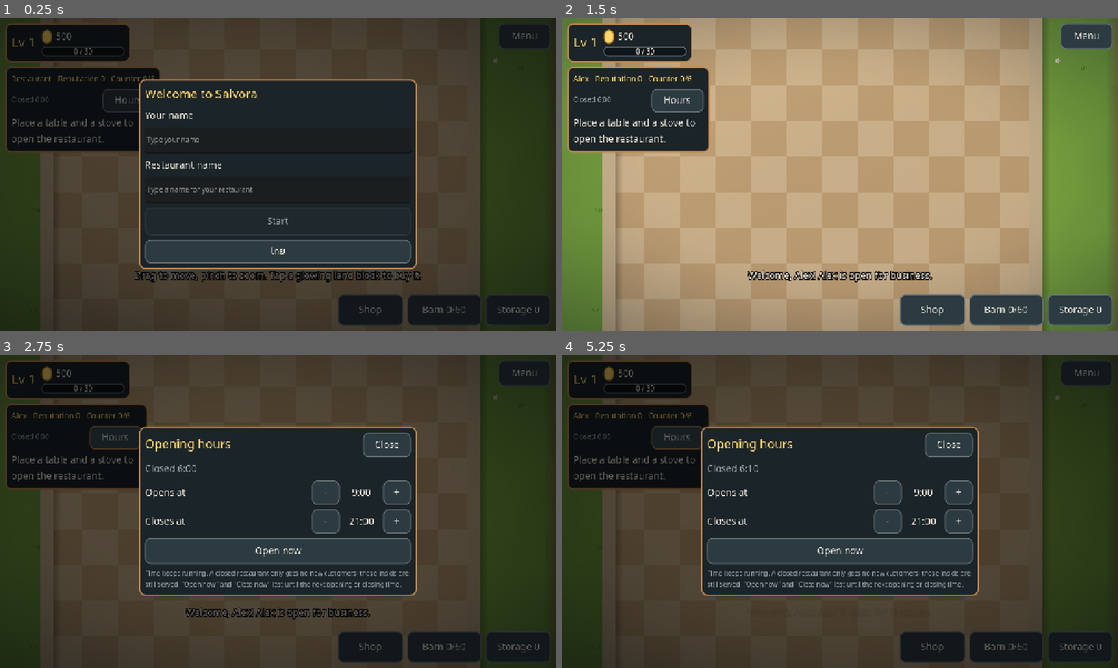
Above: before the commit, frames 1-4 (two rows, left to right).
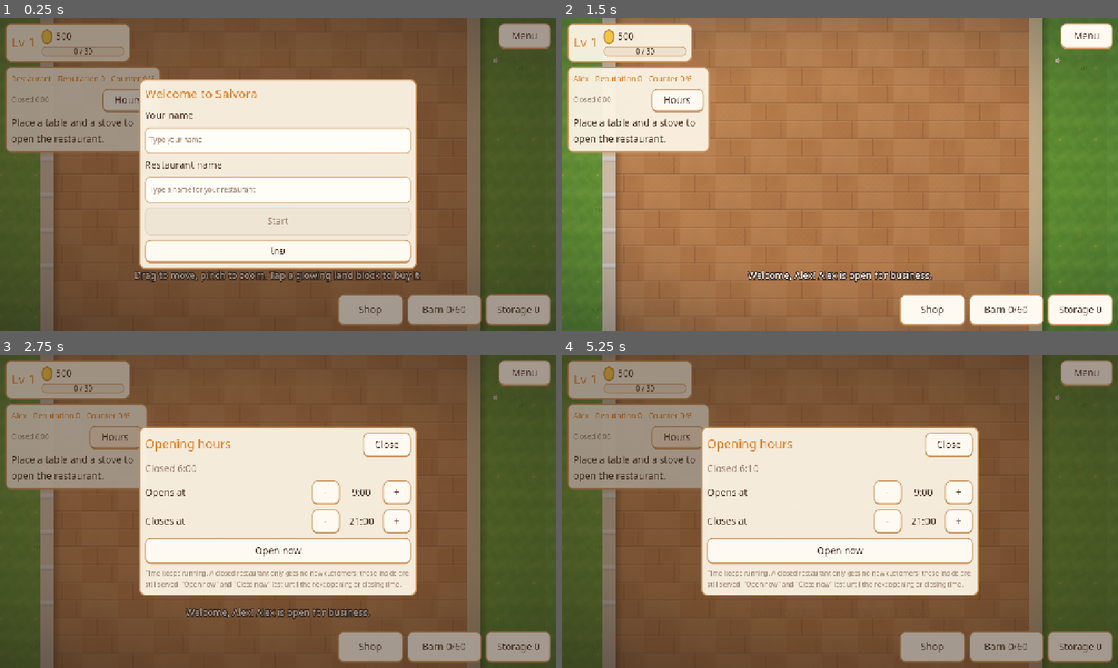
Above: after the commit, the same moments.

Repository: sakagitnat/My-game
Game: Godot game, scene res://scenes/world.tscn
The game is run twice, just before and just after one commit, with the same random seed, the same clock (stepped at 60 frames per second) and the same inputs.
Inputs (mouse positions are in pixels of both pictures, inside the frame that each line leads up to):
- Up to frame 1 (0.25 s): no input
- Up to frame 2 (1.5 s): click (840, 140) at 0.52 s; type "Alex" at 0.6 s; click (840, 190) at 0.75 s; type "Alex" at 0.83 s; click "Start" at 1.25 s
- Up to frame 3 (2.75 s): click "Hours" at 2 s
- Up to frame 4 (5.25 s): click "Shop" at 2.75 s; click "Barn 0/60" at 3.5 s; click "Storage 0" at 4.25 s; click "Hours" at 5 s

The runs differ from the first frame. In frame 1, 99% of the frame differs, in the area x 0-100%, y 0-100%; in frame 2, 81%; in frame 3, 99%; in frame 4, 99%.

Commit message:
Smooth rendered seaside art set and a cream café UI
Every picture the game loads (sheets 1 and 2) is now smooth art at 128 px per
cell instead of placeholders: furniture, walls, door, window, trees, bush, rock,
fence, coop, tilled soil and all crop stages are 3D models rendered in Blender
(tools/render3d/seaside3d.py); ground tiles are painted seamless
(tools/render3d/ground_tiles.py). The game draws art with smooth filtering, the
wall post and the asset checker follow the new size, the beach sand is shaded in
wide soft patches, and the UI theme is cream panels in a wood frame.

Co-Authored-By: Claude Opus 5.5 <noreply@anthropic.com>
Claude-Session: https://claude.ai/code/session_015uuaWLYPB2ByhUr4kysywu

Diff:
--- a/scripts/core/iso.gd
+++ b/scripts/core/iso.gd
@@ -6,6 +6,7 @@
 # cells and land is bought in PARCEL x PARCEL blocks (see WorldGrid). One cell is 64 px (art is drawn at 128 px per cell).
 const TILE_W := 64.0
 const TILE_H := 64.0
+const ART_CELL := 128.0   # pixels per cell in the art files (docs/ART_TOPDOWN.md); the game shows a cell at TILE_W
 
 static func cell_to_world(c: Vector2i) -> Vector2:
 	return cell_to_world_f(Vector2(c))
--- a/scripts/ui/hud.gd
+++ b/scripts/ui/hud.gd
@@ -90,7 +90,7 @@
 	col.add_child(coin_row)
 	var coin := Panel.new()
 	coin.custom_minimum_size = Vector2(24, 24)
-	coin.add_theme_stylebox_override("panel", UiTheme.box(UiTheme.GOLD, Color("a8761f"), 12, 0, 3))
+	coin.add_theme_stylebox_override("panel", UiTheme.box(Color("f3c445"), Color("b8862e"), 12, 0, 3))   # a gold coin
 	coin_row.add_child(coin)
 	coins_label = Label.new()
 	coin_row.add_child(coins_label)
@@ -153,7 +153,8 @@
 	message_label.horizontal_alignment = HORIZONTAL_ALIGNMENT_CENTER
 	message_label.vertical_alignment = VERTICAL_ALIGNMENT_CENTER
 	message_label.autowrap_mode = TextServer.AUTOWRAP_WORD_SMART
-	message_label.add_theme_color_override("font_outline_color", Color.BLACK)
+	message_label.add_theme_color_override("font_color", Color.WHITE)   # over the world, not on a panel
+	message_label.add_theme_color_override("font_outline_color", Color("3a2a21"))
 	message_label.add_theme_constant_override("outline_size", 8)
 	message_label.mouse_filter = Control.MOUSE_FILTER_IGNORE
 	root.add_child(message_label)
@@ -204,7 +205,7 @@
 	modal.set_anchors_preset(Control.PRESET_FULL_RECT)
 	root.add_child(modal)
 	var dim := ColorRect.new()
-	dim.color = Color(0, 0, 0, 0.6)
+	dim.color = Color(0.2, 0.13, 0.08, 0.45)
 	dim.set_anchors_preset(Control.PRESET_FULL_RECT)
 	dim.gui_input.connect(_on_dim_input)
 	modal.add_child(dim)
@@ -863,13 +864,13 @@
 var f=document.getElementById('salvora_names');
 if(!f){f=document.createElement('div');f.id='salvora_names';f.className='salvora-in';
 f.style.cssText='position:fixed;left:0;top:0;right:0;bottom:0;z-index:10;overflow:auto;display:flex;justify-content:center;align-items:flex-start;padding:5vh 12px;box-sizing:border-box;font-family:sans-serif;';
-f.innerHTML='<div style="width:min(520px,100%%);box-sizing:border-box;background:#1b2428;border:3px solid #c58a50;border-radius:14px;padding:18px;color:#f4ece0;display:flex;flex-direction:column;gap:8px;">'
+f.innerHTML='<div style="width:min(520px,100%%);box-sizing:border-box;background:#fbf3e4;border:3px solid #c9935b;border-radius:14px;padding:18px;color:#4a3226;display:flex;flex-direction:column;gap:8px;">'
 +'<div id="sn_title" style="font-size:26px;"></div><div id="sn_l0" style="font-size:18px;"></div>'
-+'<input id="sn_i0" type="text" autocomplete="off" autocapitalize="off" spellcheck="false" style="font-size:20px;height:54px;box-sizing:border-box;padding:0 12px;border:1px solid #4a5560;border-radius:8px;background:#11171b;color:#f4ece0;outline:0;">'
++'<input id="sn_i0" type="text" autocomplete="off" autocapitalize="off" spellcheck="false" style="font-size:20px;height:54px;box-sizing:border-box;padding:0 12px;border:1px solid #d9b98f;border-radius:8px;background:#fffdf8;color:#4a3226;outline:0;">'
 +'<div id="sn_l1" style="font-size:18px;"></div>'
-+'<input id="sn_i1" type="text" autocomplete="off" autocapitalize="off" spellcheck="false" style="font-size:20px;height:54px;box-sizing:border-box;padding:0 12px;border:1px solid #4a5560;border-radius:8px;background:#11171b;color:#f4ece0;outline:0;">'
-+'<button id="sn_go" style="font-size:20px;height:58px;margin-top:6px;border:1px solid #6f7d8a;border-radius:10px;background:#2c3b41;color:#f4ece0;"></button>'
-+'<button id="sn_lang" style="font-size:18px;height:50px;border:1px solid #6f7d8a;border-radius:10px;background:#2c3b41;color:#f4ece0;"></button></div>';
++'<input id="sn_i1" type="text" autocomplete="off" autocapitalize="off" spellcheck="false" style="font-size:20px;height:54px;box-sizing:border-box;padding:0 12px;border:1px solid #d9b98f;border-radius:8px;background:#fffdf8;color:#4a3226;outline:0;">'
++'<button id="sn_go" style="font-size:20px;height:58px;margin-top:6px;border:1px solid #c9935b;border-radius:10px;background:#fffaf1;color:#4a3226;"></button>'
++'<button id="sn_lang" style="font-size:18px;height:50px;border:1px solid #c9935b;border-radius:10px;background:#fffaf1;color:#4a3226;"></button></div>';
 document.body.appendChild(f);
 var i0=document.getElementById('sn_i0'),i1=document.getElementById('sn_i1'),go=document.getElementById('sn_go');
 window.__sn={done:0,lang:0};
--- a/scripts/ui/ui_theme.gd
+++ b/scripts/ui/ui_theme.gd
@@ -1,16 +1,18 @@
 class_name UiTheme
 extends RefCounted
 
-const BG := Color("1b2428")
-const BORDER := Color("c58a50")
-const BTN := Color("2c3b41")
-const BTN_HOVER := Color("384b52")
-const BTN_PRESSED := Color("c58a50")
-const TEXT := Color("f4ece0")
-const MUTED := Color("9aa6a8")
-const GOLD := Color("ffd66b")
-const GOOD := Color("8fe06a")
-const BAD := Color("e0644f")
+# Seaside café: cream paper panels in a warm wood frame, dark brown ink, tomato red for what is pressed.
+const BG := Color("fbf3e4f2")
+const BORDER := Color("c9935b")
+const BTN := Color("fffaf1")
+const BTN_HOVER := Color("fdebd3")
+const BTN_PRESSED := Color("d9573f")
+const TEXT := Color("4a3226")
+const MUTED := Color("9a8270")
+const GOLD := Color("d9822b")     # titles and coin/XP gains: reads on the cream panels and, outlined, over the world
+const GOOD := Color("4f8f3a")
+const BAD := Color("c8432f")
+const INPUT := Color("fffdf8")
 
 static func box(bg: Color, border: Color, radius: int = 12, margin: int = 12, border_w: int = 2) -> StyleBoxFlat:
 	var b := StyleBoxFlat.new()
@@ -21,24 +23,36 @@
 	b.set_content_margin_all(margin)
 	return b
 
+# A button that stands up off the panel: a darker bottom edge under the face.
+static func _raised(bg: Color, border: Color) -> StyleBoxFlat:
+	var b := box(bg, border, 12, 10)
+	b.border_width_bottom = 4
+	return b
+
 static func build() -> Theme:
 	var t := Theme.new()
-	t.set_stylebox("normal", "Button", box(BTN, BTN.lightened(0.3), 12, 10))
-	t.set_stylebox("hover", "Button", box(BTN_HOVER, BORDER, 12, 10))
-	t.set_stylebox("pressed", "Button", box(BTN_PRESSED, BORDER.lightened(0.3), 12, 10))
-	t.set_stylebox("disabled", "Button", box(BTN.darkened(0.3), BTN, 12, 10))
+	t.set_stylebox("normal", "Button", _raised(BTN, BORDER))
+	t.set_stylebox("hover", "Button", _raised(BTN_HOVER, BORDER))
+	t.set_stylebox("pressed", "Button", box(BTN_PRESSED, BTN_PRESSED.darkened(0.25), 12, 10))
+	t.set_stylebox("disabled", "Button", box(Color("efe5d4"), Color("ded0ba"), 12, 10))
 	t.set_stylebox("focus", "Button", StyleBoxEmpty.new())
 	for c in ["font_color", "font_hover_color", "font_pressed_color", "font_focus_color"]:
 		t.set_color(c, "Button", TEXT)
-	t.set_color("font_pressed_color", "Button", Color("1b1208"))
+	t.set_color("font_pressed_color", "Button", Color.WHITE)
 	t.set_color("font_disabled_color", "Button", MUTED)
 	t.set_color("font_color", "Label", TEXT)
 	t.set_font_size("font_size", "Button", 22)
 	t.set_font_size("font_size", "Label", 22)
 	t.set_stylebox("panel", "PanelContainer", box(BG, BORDER, 14, 14, 3))
-	t.set_stylebox("background", "ProgressBar", box(Color("0e1417"), BTN.lightened(0.3), 8, 0, 2))
+	t.set_stylebox("background", "ProgressBar", box(Color("efe2cc"), BORDER.lightened(0.2), 8, 0, 2))
 	t.set_stylebox("fill", "ProgressBar", box(GOOD.darkened(0.15), GOOD, 8, 0, 0))
 	t.set_color("font_color", "ProgressBar", TEXT)
-	t.set_color("font_outline_color", "ProgressBar", Color.BLACK)
+	t.set_color("font_outline_color", "ProgressBar", Color("4a3226"))
 	t.set_constant("outline_size", "ProgressBar", 5)
+	t.set_color("font_color", "ProgressBar", Color.WHITE)
+	t.set_stylebox("normal", "LineEdit", box(INPUT, BORDER.lightened(0.2), 10, 10))
+	t.set_stylebox("focus", "LineEdit", box(INPUT, BTN_PRESSED, 10, 10))
+	t.set_color("font_color", "LineEdit", TEXT)
+	t.set_color("font_placeholder_color", "LineEdit", MUTED)
+	t.set_color("caret_color", "LineEdit", TEXT)
 	return t
--- a/scripts/visuals/scene_decor.gd
+++ b/scripts/visuals/scene_decor.gd
@@ -4,9 +4,9 @@
 # Drawn from a scene's SceneLayout and the player's land (GameState): the ground kinds the owner painted
 # (road, pavement, floor, sand, dirt), floor built over bought land, the walls on cell edges, and the build grid
 # shown while placing or moving. Reads only. Colours and shapes are code-drawn stand-ins until art arrives.
-const WALL_H := 192.0      # a wall is three blocks (cells) tall (pixel art 32x96 for one cell wide, shown at 2x); a door is two, a counter one
+const WALL_H := 192.0      # a wall is three blocks (cells) tall (art 128x384 for one cell wide, shown at half size); a door is two, a counter one
 const LOW_H := 32.0
-const SIDE_W := 24.0       # thickness of a wall seen from the side (pixel art 12x96, shown at 2x)
+const SIDE_W := 24.0       # thickness of a wall seen from the side (art 48x384, shown at half size)
 const WALL_SHADOW := Color(0.12, 0.08, 0.05, 0.3)   # the dark the wall throws on the floor along its foot
 const SHADOW_W := 14.0
 const WALL_TOP := Color("f3e4d6")   # cap of a side wall post
@@ -56,7 +56,7 @@
 var edge_void: SceneVoid
 
 func setup(view_state: ViewState) -> void:
-	texture_filter = CanvasItem.TEXTURE_FILTER_NEAREST   # pixel art: hard pixels, no smoothing
+	texture_filter = CanvasItem.TEXTURE_FILTER_LINEAR_WITH_MIPMAPS   # painted art: smooth
 	view = view_state
 	z_index = -1
 	edge_void = SceneVoid.new()
@@ -314,7 +314,7 @@
 	var b := _pt(x - 0.5, end_y + 0.5)
 	var h := LOW_H if kind == "low" else WALL_H
 	var tex := Assets.get_tex(WALL_SIDE_ART)
-	var side_w := tex.get_width() * 2.0 if tex != null else SIDE_W   # the post is as thick as its art (pixel art shown at 2x)
+	var side_w := tex.get_width() * Iso.TILE_W / Iso.ART_CELL if tex != null else SIDE_W   # the post is as thick as its art
 	var rect := Rect2(Vector2(a.x - side_w * 0.5, a.y - h), Vector2(side_w, b.y - a.y + h))
 	_draw_floor_shadow(a + Vector2(side_w * 0.5, 0), b + Vector2(side_w * 0.5, 0), Vector2(SHADOW_W, 0))
 	if tex != null and kind != "low":
--- a/scripts/visuals/terrain.gd
+++ b/scripts/visuals/terrain.gd
@@ -30,10 +30,10 @@
 
 # d: whole cells from this corner to the water (0 on the shoreline itself).
 func _color_at(vx: int, vy: int, d: float) -> Color:
-	var m := Noise2D.value(vx * 0.65, vy * 0.65, 23)
 	var grass := grass_color(vx, vy)
 	var beach := clampf((2.6 - d) / 1.8, 0.0, 1.0)
-	return grass.lerp(SAND_DARK.lerp(SAND_LIGHT, m), beach)
+	var sand := SAND_DARK.lerp(SAND_LIGHT, 0.35 + 0.4 * Noise2D.value(vx * 0.18, vy * 0.18, 31))   # wide soft patches, not per cell
+	return grass.lerp(sand, beach)
 
 func _corner_color(vx: int, vy: int) -> Color:
 	var key := vx * 1000 + vy
--- a/scripts/visuals/world_renderer.gd
+++ b/scripts/visuals/world_renderer.gd
@@ -18,7 +18,7 @@
 var daylight: ShaderMaterial   # the time-of-day tint (shaders/daylight.gdshader)
 
 func setup(view_state: ViewState, cam: Camera2D) -> void:
-	texture_filter = CanvasItem.TEXTURE_FILTER_NEAREST   # the art is pixel art (32 px per cell, shown at 64): hard pixels, no smoothing
+	texture_filter = CanvasItem.TEXTURE_FILTER_LINEAR_WITH_MIPMAPS   # painted art at 128 px per cell, shown at 64: smooth when zoomed out
 	view = view_state
 	camera = cam
 	_build_backdrop()
--- a/tests/assets_check.gd
+++ b/tests/assets_check.gd
@@ -51,7 +51,7 @@
 			printerr("ART PROBLEM: ", p)
 		quit(1)
 
-# Top-down art (docs/ART_TOPDOWN.md): pixel art in assets/td/<folder>/*.png, one cell = 32 px (shown at 2x).
+# Top-down art (docs/ART_TOPDOWN.md): painted art in assets/td/<folder>/*.png, one cell = 128 px (shown at 64).
 func _check_topdown() -> void:
 	var re := RegEx.create_from_string(NAME_RE)
 	var base := DirAccess.open("res://assets/td")
@@ -74,24 +74,24 @@
 				continue
 			var want := Vector2i.ZERO
 			if sub == "tiles" or sub == "icons":
-				want = Vector2i(32, 32)
+				want = Vector2i(128, 128)
 			elif sub == "props":
-				want = Vector2i(16, 16)
+				want = Vector2i(64, 64)
 			elif sub == "walls":
 				if f.begins_with("wdeco_door"):
-					want = Vector2i(32, 70)   # two blocks (64 px) above the base line (6 px up from the bottom) plus the 6 px below it
+					want = Vector2i(128, 280)   # two blocks (256 px) above the base line (24 px up from the bottom) plus the 24 px below it
 				elif f.begins_with("wdeco_"):
-					want = Vector2i(32, 32)
+					want = Vector2i(128, 128)
 				elif f.begins_with("wall_low"):
-					want = Vector2i(32, 16)
+					want = Vector2i(128, 64)
 				elif f.begins_with("wall_side"):
-					want = Vector2i(12, 96)
+					want = Vector2i(48, 384)
 				else:
-					want = Vector2i(32, 96)   # a wall is three blocks tall
+					want = Vector2i(128, 384)   # a wall is three blocks tall
 			if want != Vector2i.ZERO:
 				if img.get_size() != want:
 					problems.append("%s: must be %dx%d, is %dx%d" % [path, want.x, want.y, img.get_width(), img.get_height()])
-			elif img.get_width() % 16 != 0 or img.get_height() % 8 != 0:
-				problems.append("%s: width must be whole units (multiple of 16 = half a cell) and height a multiple of 8, is %dx%d" % [path, img.get_width(), img.get_height()])
+			elif img.get_width() % 64 != 0 or img.get_height() % 32 != 0:
+				problems.append("%s: width must be whole units (multiple of 64 = half a cell) and height a multiple of 32, is %dx%d" % [path, img.get_width(), img.get_height()])
 			if sub != "tiles" and img.get_used_rect().size.x < 4:
 				problems.append("%s: artwork is almost empty" % path)
Binary file added: assets/td/farm/crop_cabbage_s1.png
Not shown, added: assets/td/farm/crop_cabbage_s1.png.import
Binary file added: assets/td/farm/crop_cabbage_s2.png
Not shown, added: assets/td/farm/crop_cabbage_s2.png.import
Binary file added: assets/td/farm/crop_cabbage_s3.png
Not shown, added: assets/td/farm/crop_cabbage_s3.png.import
Binary file added: assets/td/farm/crop_cabbage_s4.png
Not shown, added: assets/td/farm/crop_cabbage_s4.png.import
Binary file added: assets/td/farm/crop_tomato_s1.png
Not shown, added: assets/td/farm/crop_tomato_s1.png.import
Binary file added: assets/td/farm/crop_tomato_s2.png
Not shown, added: assets/td/farm/crop_tomato_s2.png.import
(and 115 more such lines)
